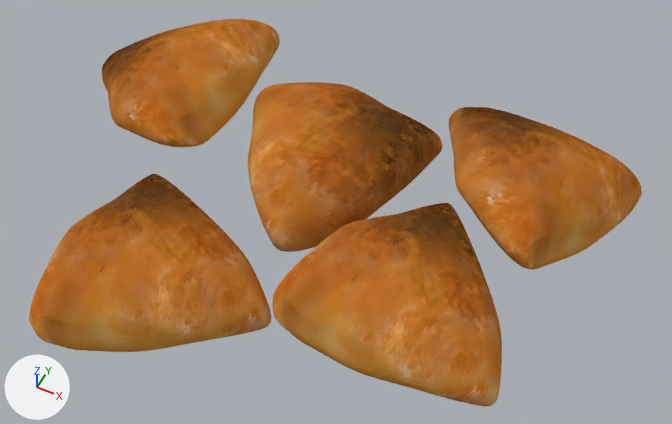
A saved change to the Blender file Assets/Importuota/mesa.blend.
One viewpoint serves both versions: a 50 mm camera at (0.104, -0.186, 0.196) aimed at (0.021, -0.02, -0.011). Lighting does not change. The marker at lower left points along +X, +Y and +Z.

Names of what the first picture shows: 'samsa', 'samsa01', 'samsa02', 'samsa03', 'samsa04'.
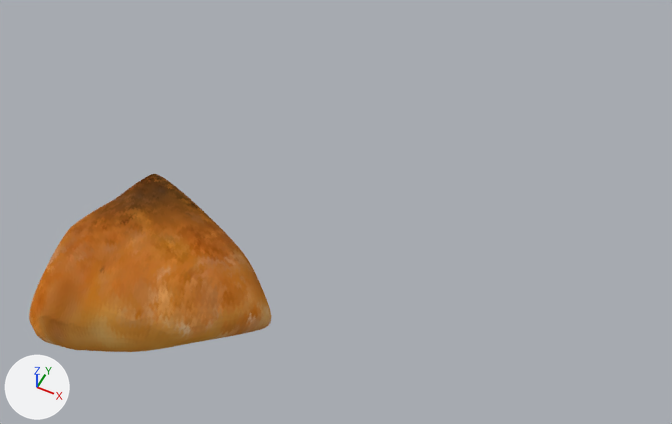
The newer file is also turned or shifted as a whole; pictures and numbers use the older file's frame.

Changed parts and their boxes (x1, y1, x2, y2) in the pictures (672 x 424 px):
```json
{"object": "samsa02", "change": "deleted", "before": [273, 203, 502, 407]}
{"object": "samsa04", "change": "deleted", "before": [248, 82, 443, 252]}
{"object": "samsa03", "change": "deleted", "before": [449, 107, 642, 270]}
{"object": "samsa01", "change": "deleted", "before": [102, 19, 280, 147]}
```

The change, as JSON lines over the scene's bpy script:
```json
{"op": "remove", "block": "ob_samsa01", "code": ["ob_samsa01 = bpy.data.objects.new('samsa01', me_samsa01)", "ob_samsa01.location = (0.0, 0.0, 0.0)"]}
{"op": "remove", "block": "ob_samsa02", "code": ["ob_samsa02 = bpy.data.objects.new('samsa02', me_samsa02)", "ob_samsa02.location = (0.0, 0.0, 0.0)"]}
{"op": "remove", "block": "ob_samsa03", "code": ["ob_samsa03 = bpy.data.objects.new('samsa03', me_samsa03)", "ob_samsa03.location = (0.0, 0.0, 0.0)"]}
{"op": "remove", "block": "ob_samsa04", "code": ["ob_samsa04 = bpy.data.objects.new('samsa04', me_samsa04)", "ob_samsa04.location = (0.0, 0.0, 0.0)"]}
```
